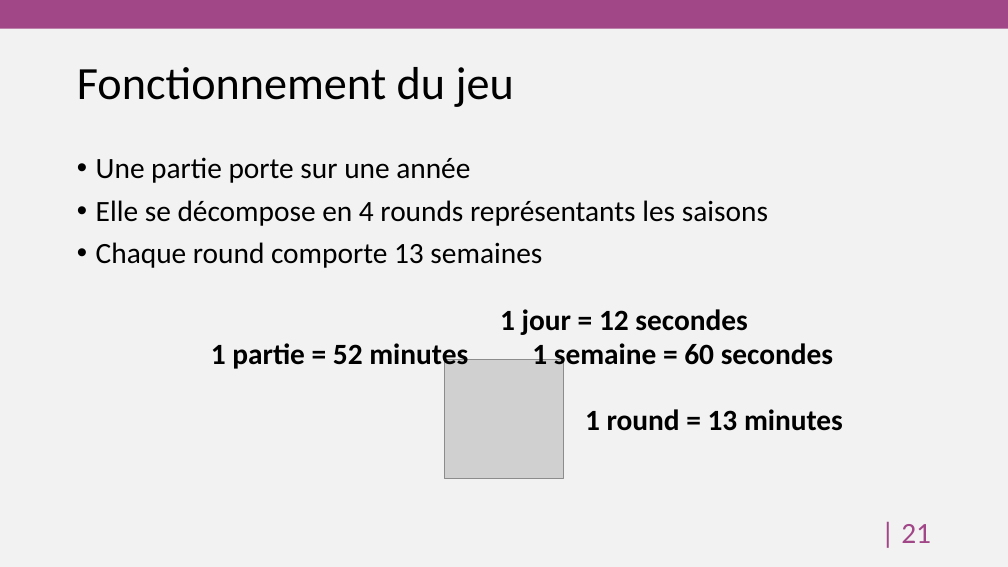
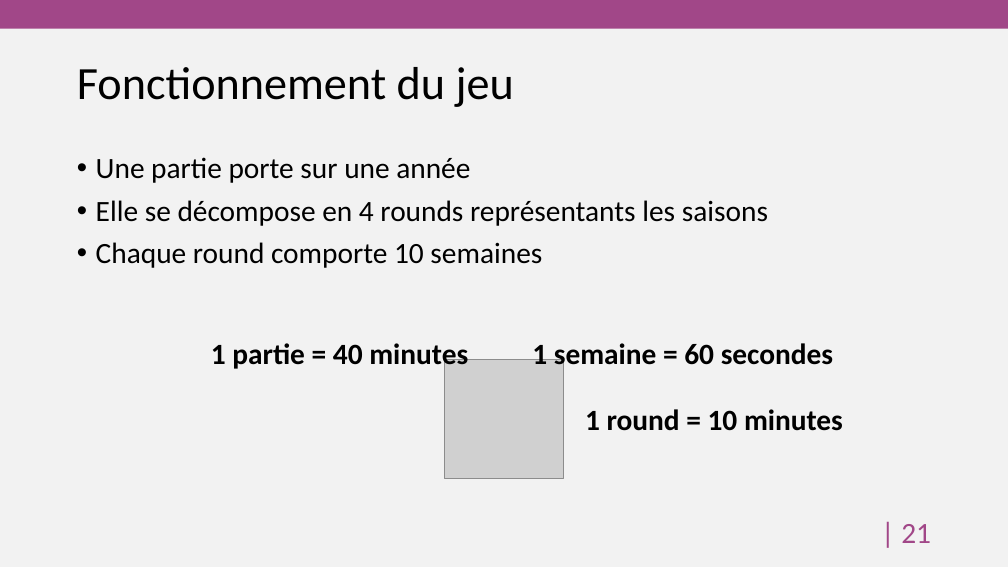
Before and after one commit to HEG-Arc/odoosim, a slide deck: slide 22 of BreweryAndCo.pptx. Drawn at 1008x567 pixels with LibreOffice and Linux fonts; fonts in the diff are those of the drawing; grey boxes stand for pictures; background and template pictures are left out. Boxes give left, top, right and bottom in pixels: in the first picture for what was removed or moved away, otherwise in the second. Text is boxed around its words. In the diff, an @@ line names an element or a change of style, - is before the commit and + after.

```diff
--- a/BreweryAndCo.pptx
+++ b/BreweryAndCo.pptx
@@ text at bbox=[96, 242, 542, 268]: text changed @@
-• Chaque round comporte 13 semaines
+• Chaque round comporte 10 semaines
@@ text removed at bbox=[500, 309, 747, 335] @@
-1 jour = 12 secondes
@@ text at bbox=[211, 343, 468, 371]: text changed @@
-1 partie = 52 minutes
+1 partie = 40 minutes
@@ text at bbox=[585, 409, 843, 431]: text changed @@
-1 round = 13 minutes
+1 round = 10 minutes
```
Also in this commit, not shown: 10 other slides changed, 4 other files.
